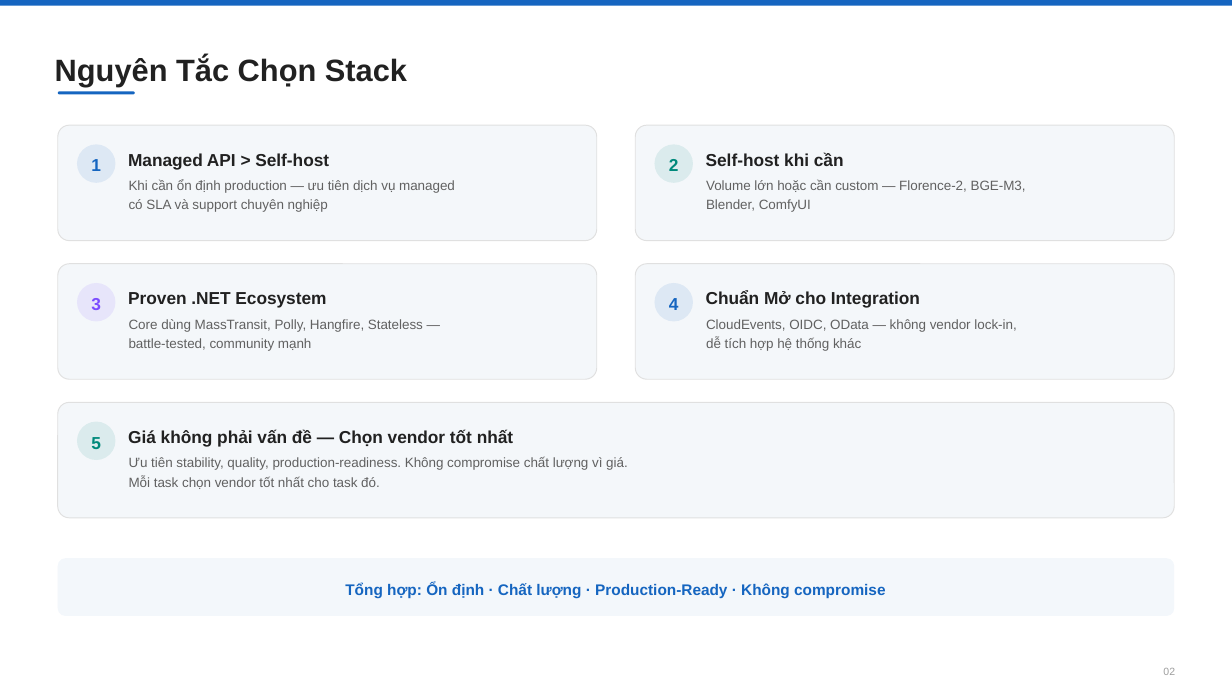
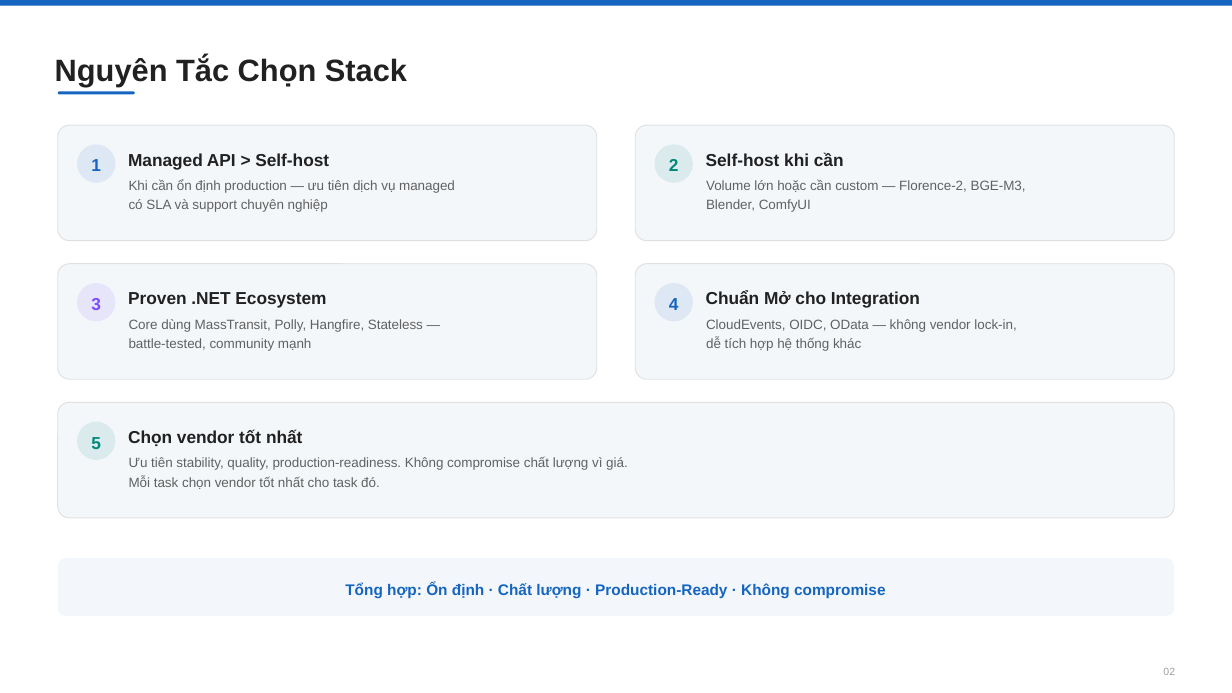
Before and after one commit to hiepcp/full_pim_mockup, a slide deck: slide 2 of docs/PIM_Recommended_Tech_Stack.pptx. Drawn at 1232x693 pixels with LibreOffice and Linux fonts; fonts in the diff are those of the drawing. Boxes give left, top, right and bottom in pixels: in the first picture for what was removed or moved away, otherwise in the second. Text is boxed around its words. In the diff, an @@ line names an element or a change of style, - is before the commit and + after.

```diff
--- a/docs/PIM_Recommended_Tech_Stack.pptx
+++ b/docs/PIM_Recommended_Tech_Stack.pptx
@@ text at (128,429,302,446): text changed @@
-Giá không phải vấn đề — Chọn vendor tốt nhất
+Chọn vendor tốt nhất
```
Also in this commit, not shown: 5 other files.
